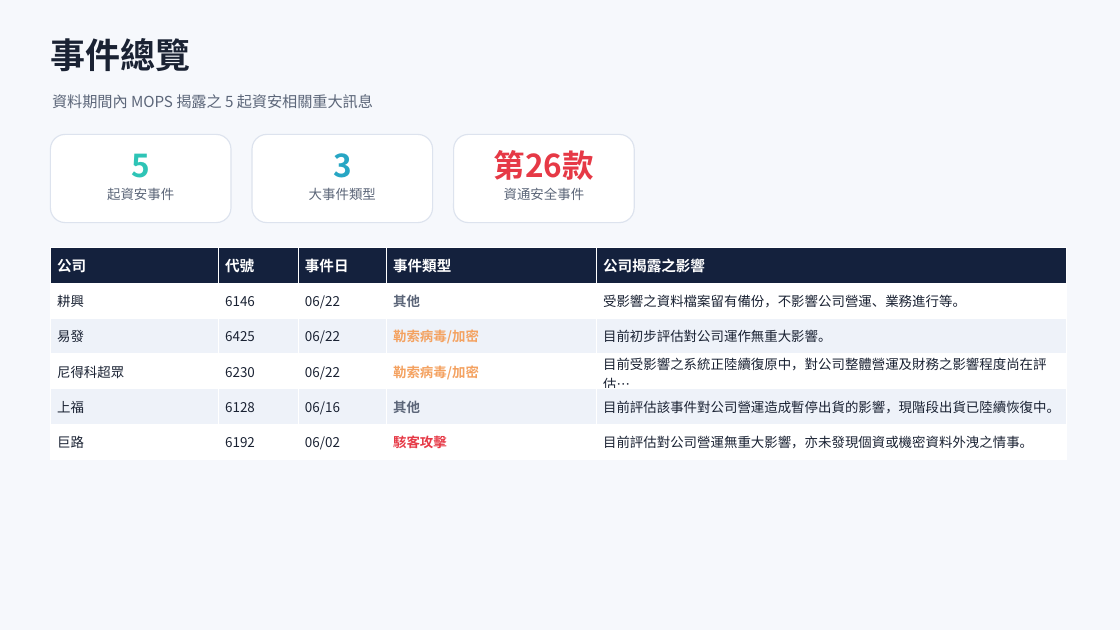
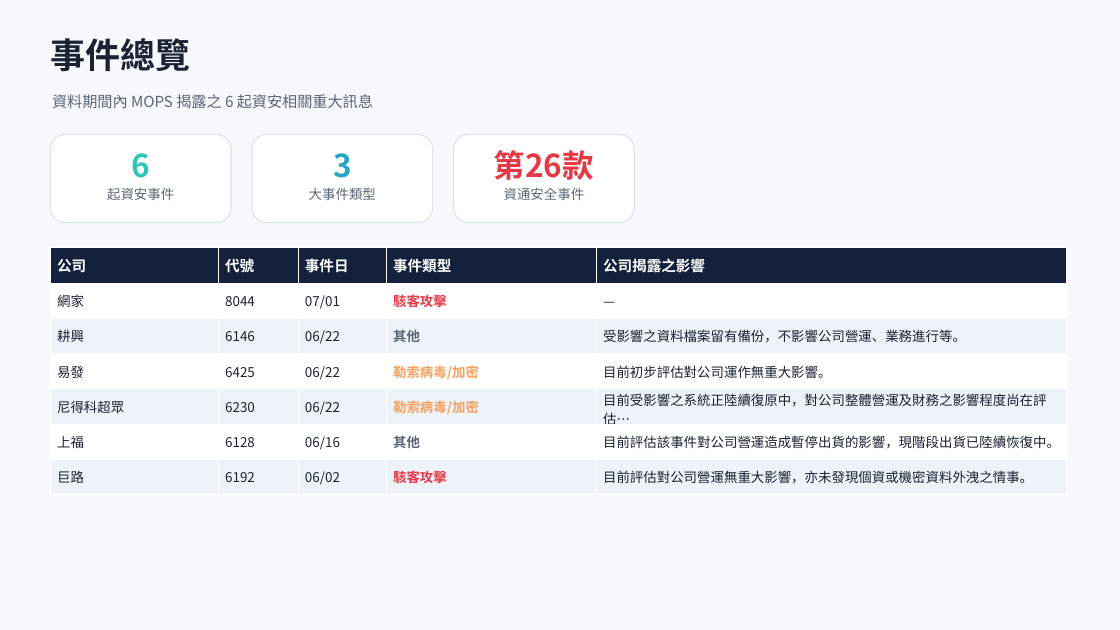
Before and after one commit to Johnnylin77/mops-isec-monitor, a slide deck: slide 2 of 資安事件因應分析.pptx. Drawn at 1120x630 pixels with LibreOffice and Linux fonts; fonts in the diff are those of the drawing. Boxes give left, top, right and bottom in pixels: in the first picture for what was removed or moved away, otherwise in the second. Text is boxed around its words. In the diff, an @@ line names an element or a change of style, - is before the commit and + after.

Commit message:
MOPS report: 2026-07-01

```diff
--- a/資安事件因應分析.pptx
+++ b/資安事件因應分析.pptx
@@ text at (52,94,373,108): text changed @@
-資料期間內 MOPS 揭露之 5 起資安相關重大訊息
+資料期間內 MOPS 揭露之 6 起資安相關重大訊息
@@ text at (131,153,150,178): text changed @@
-5
+6
@@ table at (50,248,1067,495) @@
+row 2: 網家 | 8044 | 07/01 | 駭客攻擊 | —
```
Also in this commit, not shown: 5 other slides changed, 2 other files.
